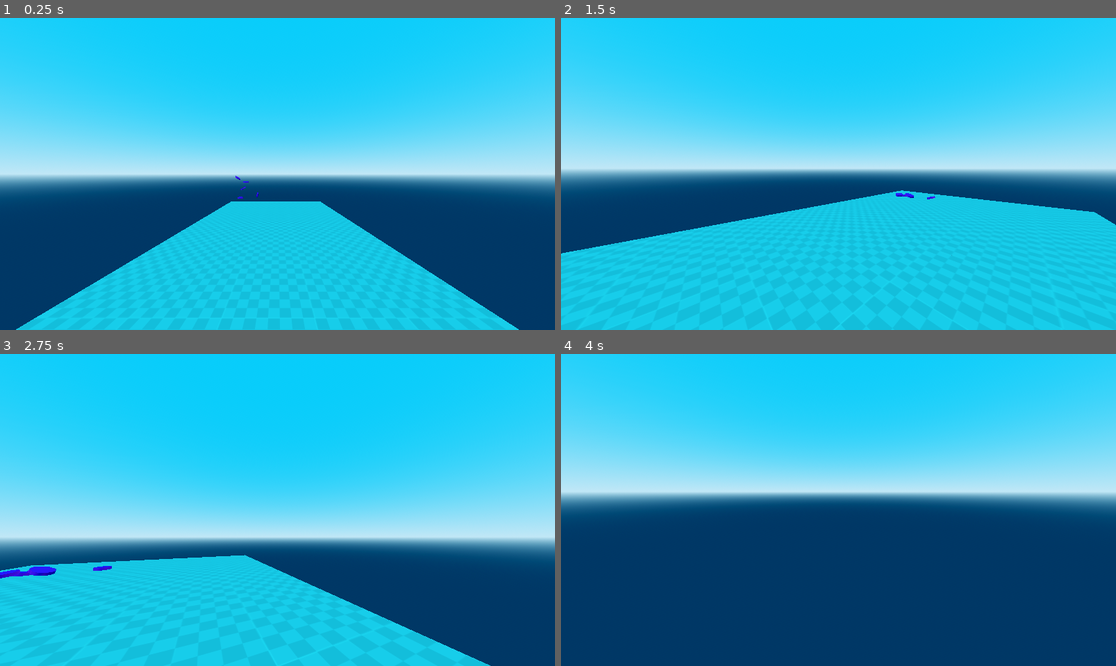
Above: before the commit, frames 1-4 (two rows, left to right).
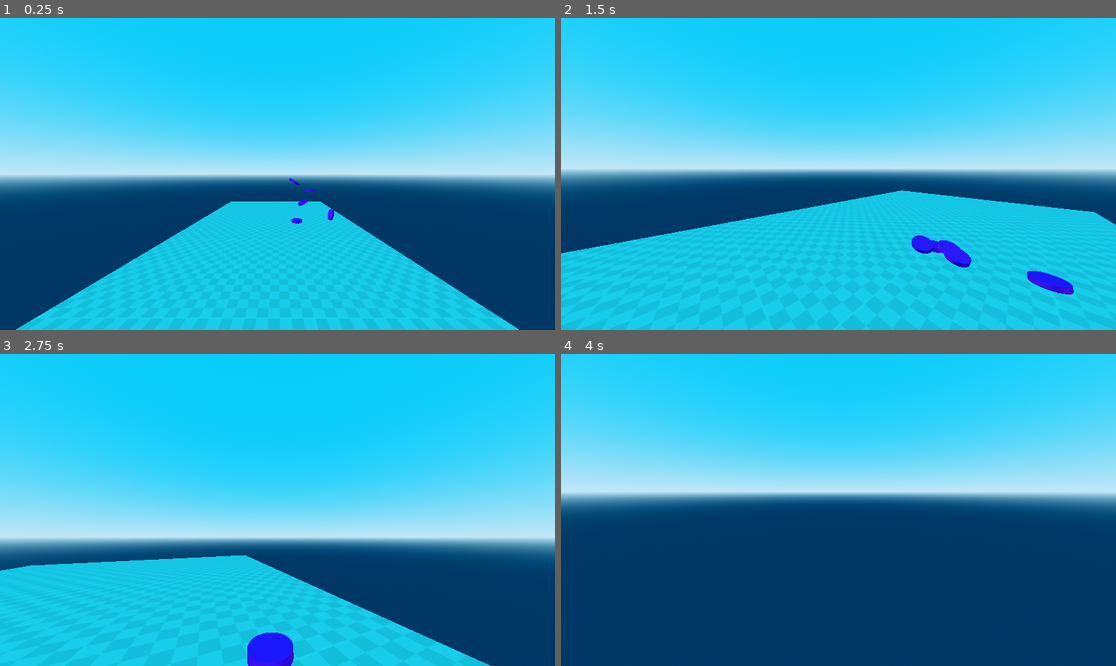
Above: after the commit, the same moments.

Repository: sharkpossum/Hex-Factor
Game: Godot game, scene res://scenes/world/world.tscn
The game is run twice, just before and just after one commit, with the same random seed, the same clock (stepped at 60 frames per second) and the same inputs.
Inputs (mouse positions are in pixels of both pictures, inside the frame that each line leads up to):
- Up to frame 1 (0.25 s): no input
- Up to frame 2 (1.5 s): move the mouse to (866, 174) at 0.52 s; hold W (forward) from 0.53 s (still down); tap E (interact) at 0.6 s; tap Space (jump) at 0.77 s; move the mouse to (810, 174) at 1.27 s; tap C (crouch) at 1.35 s
- Up to frame 3 (2.75 s): keep holding W (forward); tap Space (jump) at 1.52 s; tap E (interact) at 1.55, 2.1 s; move the mouse to (288, 503) at 2.02 s
- Up to frame 4 (4 s): keep holding W (forward); move the mouse to (832, 516) at 2.77 s; tap Shift (sprint) at 2.85 s; tap Space (jump) at 3.02, 3.77 s; tap E (interact) at 3.05, 3.6 s; move the mouse to (877, 513) at 3.52 s

The runs differ from the first frame. In frame 1, 0.1% of the frame differs, in the area x 42-61%, y 50-66%; in frame 2, 0.9%; in frame 3, 1.1%, in the area x 0-53%, y 67-100%; in frame 4, nothing differs.

Commit message:
Added player inventory framework and the ability to pick up items with interactions

Diff:
--- a/scenes/items/resources/Gem.tscn
+++ b/scenes/items/resources/Gem.tscn
@@ -1,7 +1,7 @@
 [gd_scene load_steps=6 format=3 uid="uid://boq0v0dgcd6kk"]
 
 [ext_resource type="Script" uid="uid://co7jhh45ebovi" path="res://scenes/items/Item.gd" id="1_sgbi3"]
-[ext_resource type="Script" uid="uid://d0iy1iiim5qqw" path="res://scripts/components/Interactible_Component.gd" id="2_0umgs"]
+[ext_resource type="Script" uid="uid://dc5hiugqxud7n" path="res://scripts/components/Collect_Component.gd" id="2_0umgs"]
 
 [sub_resource type="ConvexPolygonShape3D" id="ConvexPolygonShape3D_sgbi3"]
 points = PackedVector3Array(-0.221359, 0.05, -0.0414722, 0.221351, 0.05, 0.0414722, 0.214418, 0.05, 0.0691204, -0.1474, …(800 unchanged characters)…
@@ -29,6 +29,6 @@
 mesh = SubResource("CylinderMesh_sgbi3")
 skeleton = NodePath("../..")
 
-[node name="Interactible_Component" type="Node" parent="."]
+[node name="Collect_Component" type="Node" parent="."]
 script = ExtResource("2_0umgs")
-metadata/_custom_type_script = "uid://d0iy1iiim5qqw"
+metadata/_custom_type_script = "uid://dc5hiugqxud7n"
--- a/scenes/player/player.gd
+++ b/scenes/player/player.gd
@@ -1,7 +1,12 @@
 extends Node3D
+
+@onready var player_stats = %PlayerStats
 
 signal State_Parent_Ready
 
 func _ready():
 	emit_signal("State_Parent_Ready")
 	pass
+
+func get_stats() -> Node:
+	return player_stats
--- a/scenes/player/player.tscn
+++ b/scenes/player/player.tscn
@@ -1,10 +1,11 @@
-[gd_scene load_steps=14 format=3 uid="uid://df4cptti61gjf"]
+[gd_scene load_steps=15 format=3 uid="uid://df4cptti61gjf"]
 
 [ext_resource type="Script" uid="uid://c6ookd8igxpbd" path="res://scenes/player/player.gd" id="1_8afob"]
 [ext_resource type="Script" uid="uid://d0gqgbr6j57ku" path="res://scenes/player/head.gd" id="2_0owmy"]
 [ext_resource type="Script" uid="uid://g3oyeat67n0i" path="res://scripts/states/State_Machine.gd" id="3_gmlin"]
 [ext_resource type="Script" uid="uid://b7gd5fncajrhf" path="res://scripts/Player_Stats.gd" id="4_lvxji"]
 [ext_resource type="Script" uid="uid://blm1er027g3ae" path="res://scenes/player/states/movement/Walking.gd" id="4_p47bc"]
+[ext_resource type="Resource" uid="uid://bbv1n18l8nhma" path="res://scenes/player/states/resources/player_inventory.tres" id="5_fm80t"]
 [ext_resource type="Resource" uid="uid://c0ajcrf01ge0x" path="res://scenes/player/states/resources/player_config.tres" id="5_je7p5"]
 [ext_resource type="Script" uid="uid://3uouxr0i3o4g" path="res://scenes/player/states/movement/Sprinting.gd" id="5_p47bc"]
 [ext_resource type="Script" uid="uid://df6uony5jsrkw" path="res://scenes/player/states/movement/Crouching.gd" id="6_75vfm"]
@@ -24,6 +25,7 @@
 script = ExtResource("1_8afob")
 
 [node name="PlayerGUI" type="Control" parent="."]
+unique_name_in_owner = true
 layout_mode = 3
 anchors_preset = 15
 anchor_right = 1.0
@@ -32,7 +34,8 @@
 grow_vertical = 2
 mouse_filter = 1
 
-[node name="HBoxContainer" type="HBoxContainer" parent="PlayerGUI"]
+[node name="InventoryHBox" type="HBoxContainer" parent="PlayerGUI"]
+unique_name_in_owner = true
 layout_mode = 1
 offset_right = 40.0
 offset_bottom = 40.0
@@ -61,6 +64,7 @@
 unique_name_in_owner = true
 script = ExtResource("4_lvxji")
 CONFIG = ExtResource("5_je7p5")
+INVENTORY = ExtResource("5_fm80t")
 
 [node name="MovementState" type="Node" parent="." node_paths=PackedStringArray("initial_state")]
 script = ExtResource("3_gmlin")
--- a/scenes/player/states/interaction/In_Inventory.gd
+++ b/scenes/player/states/interaction/In_Inventory.gd
@@ -5,6 +5,11 @@
 	player_stats.CAN_MOVE = false
 	player_stats.CAN_LOOK = false
 
+	print(player_stats.INVENTORY.get_items())
+
+func Exit():
+	pass
+
 func Update(delta: float):
 	if Input.is_action_just_pressed("inventory"):
 		Transitioned.emit(self, "neutral")
--- a/scenes/player/states/interaction/Interaction_State.gd
+++ b/scenes/player/states/interaction/Interaction_State.gd
@@ -2,3 +2,6 @@
 class_name Interaction_State
 
 @onready var player_stats = %PlayerStats
+@onready var player = self.owner
+@onready var GUI = %PlayerGUI
+@onready var GUI_inventory_Hbox = %InventoryHBox
--- a/scenes/player/states/interaction/Neutral.gd
+++ b/scenes/player/states/interaction/Neutral.gd
@@ -22,14 +22,16 @@
 
 	# Interacts with the closest interactible to the camera position.
 	if interactibles.size() > 0:
+		var interaction_target = interactibles[0]
+		for i in interactibles:
+			if player_camera.position.distance_to(i.position) < player_camera.position.distance_to(interaction_target.position):
+				interaction_target = i
+
+
 		if Input.is_action_just_pressed("interact"):
-			var interaction_target = interactibles[0]
-			for i in interactibles:
-				if player_camera.position.distance_to(i.position) < player_camera.position.distance_to(interaction_target.position):
-					interaction_target = i
 			for child in interaction_target.get_children():
 				if child is Interactible_Component:
-					child.interact()
+					child.interact_with_source(player)
 
 func _on_interaction_area_body_entered(body: Node3D) -> void:
 	interactibles.append(body.get_parent())
--- /dev/null
+++ b/scenes/player/states/resources/player_inventory.tres
@@ -0,0 +1,7 @@
+[gd_resource type="Resource" script_class="Item_Inventory" load_steps=2 format=3 uid="uid://bbv1n18l8nhma"]
+
+[ext_resource type="Script" uid="uid://culn2wnese0ia" path="res://scripts/resources/Item_Inventory.gd" id="1_fsyb1"]
+
+[resource]
+script = ExtResource("1_fsyb1")
+metadata/_custom_type_script = "uid://culn2wnese0ia"
--- a/scenes/world/world.tscn
+++ b/scenes/world/world.tscn
@@ -37,17 +37,17 @@
 
 [node name="Items" type="Node" parent="."]
 
-[node name="Gem" parent="Items" instance=ExtResource("3_1fp7r")]
-transform = Transform3D(1, 0, 0, 0, 1, 0, 0, 0, 1, -8.25328, 1.27395, -7.07284)
+[node name="Alpha" parent="Items" instance=ExtResource("3_1fp7r")]
+transform = Transform3D(1, 0, 0, 0, 1, 0, 0, 0, 1, -3.89451, 1.27395, -0.000732422)
 
-[node name="Gem2" parent="Items" instance=ExtResource("3_1fp7r")]
-transform = Transform3D(-0.247371, 0.968921, 0, -0.968921, -0.247371, 0, 0, 0, 1, -6.64756, 1.55638, -7.07284)
+[node name="Sapphire" parent="Items" instance=ExtResource("3_1fp7r")]
+transform = Transform3D(-0.247371, 0.968921, 0, -0.968921, -0.247371, 0, 0, 0, 1, -2.28879, 1.55638, -0.000732422)
 
-[node name="Gem3" parent="Items" instance=ExtResource("3_1fp7r")]
-transform = Transform3D(0.868043, -0.49649, 0.000139987, 0.49649, 0.868042, -0.000316639, 3.56761e-05, 0.00034436, 1, -7.96239, 2.14551, -7.07284)
+[node name="Charlie" parent="Items" instance=ExtResource("3_1fp7r")]
+transform = Transform3D(0.868043, -0.49649, 0.000139987, 0.49649, 0.868042, -0.000316639, 3.56761e-05, 0.00034436, 1, -3.60362, 2.14551, -0.000732422)
 
-[node name="Gem4" parent="Items" instance=ExtResource("3_1fp7r")]
-transform = Transform3D(1, 0, 0, 0, 1, 0, 0, 0, 1, -7.67691, 2.7364, -6.80781)
+[node name="Poppy" parent="Items" instance=ExtResource("3_1fp7r")]
+transform = Transform3D(1, 0, 0, 0, 1, 0, 0, 0, 1, -3.31814, 2.7364, 0.264298)
 
-[node name="Gem5" parent="Items" instance=ExtResource("3_1fp7r")]
-transform = Transform3D(0.570037, 0.54426, -0.615499, -0.370348, 0.838917, 0.398826, 0.733417, 0.000602956, 0.679779, -8.40394, 3.11936, -6.80781)
+[node name="Delta" parent="Items" instance=ExtResource("3_1fp7r")]
+transform = Transform3D(0.570037, 0.54426, -0.615499, -0.370348, 0.838917, 0.398826, 0.733417, 0.000602956, 0.679779, -4.04517, 3.11936, 0.264298)
--- a/scripts/Player_Stats.gd
+++ b/scripts/Player_Stats.gd
@@ -9,3 +9,4 @@
 @export var CAN_LOOK: bool = true
 
 @export var CONFIG: Player_Config;
+@export var INVENTORY: Item_Inventory
--- /dev/null
+++ b/scripts/components/Collect_Component.gd
@@ -0,0 +1,11 @@
+extends Interactible_Component
+
+class_name Collect_Component
+
+# Passes the player data of collector.
+func interact_with_source(player: Node):
+	super.interact_with_source(player)
+
+	var item_scene = self.owner.duplicate()
+	player.get_stats().INVENTORY.add_item(item_scene)
+	self.owner.queue_free()
--- a/scripts/components/Interactible_Component.gd
+++ b/scripts/components/Interactible_Component.gd
@@ -3,5 +3,7 @@
 class_name Interactible_Component
 
 func interact():
-	get_parent().queue_free()
 	pass
+
+func interact_with_source(source: Node):
+	pass
--- /dev/null
+++ b/scripts/resources/Item_Inventory.gd
@@ -0,0 +1,30 @@
+extends Resource
+
+class_name Item_Inventory
+
+var slots: Dictionary[int, Item] = {}
+var capacity: int = 10
+
+# Returns the item of the specified slot.
+func get_item(slot: int) -> Item:
+	return slots[slot]
+
+# Returns all items from the inventory.
+func get_items():
+	var items: Array[Item] = []
+
+	for slot in slots:
+		items.append(slots[slot])
+
+	return items
+
+# Attempts to add an item if there is space.
+func add_item(item: Item):
+	for i in range(capacity):
+		if !slots.has(i):
+			slots[i] = item
+			break
+
+# Attempts to set an item. If the slot is taken, return the current item.
+func set_item(slot: int, item: Item):
+	pass
Not shown, added: scripts/components/Collect_Component.gd.uid
Not shown, added: scripts/resources/Item_Inventory.gd.uid
